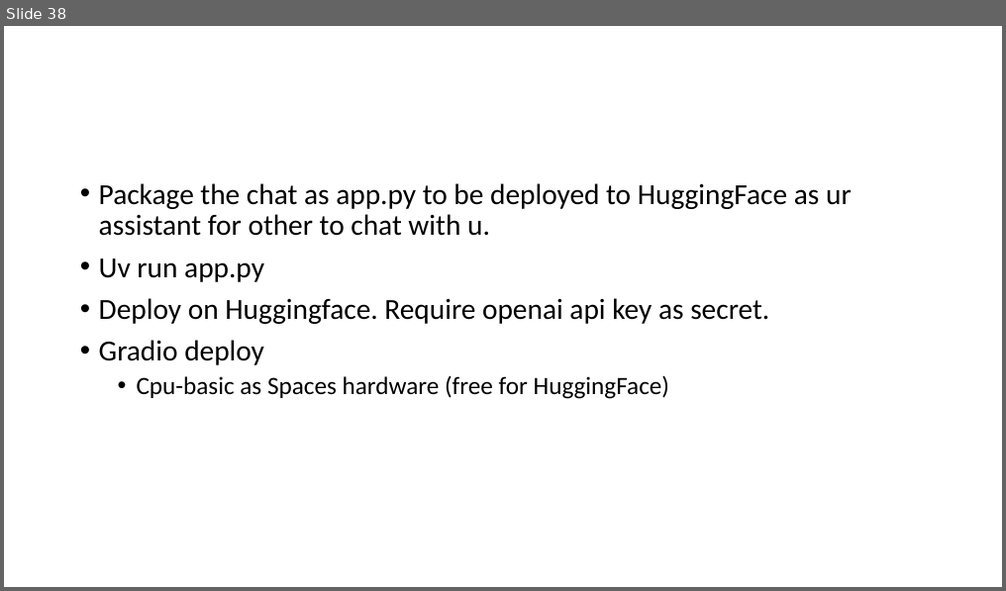
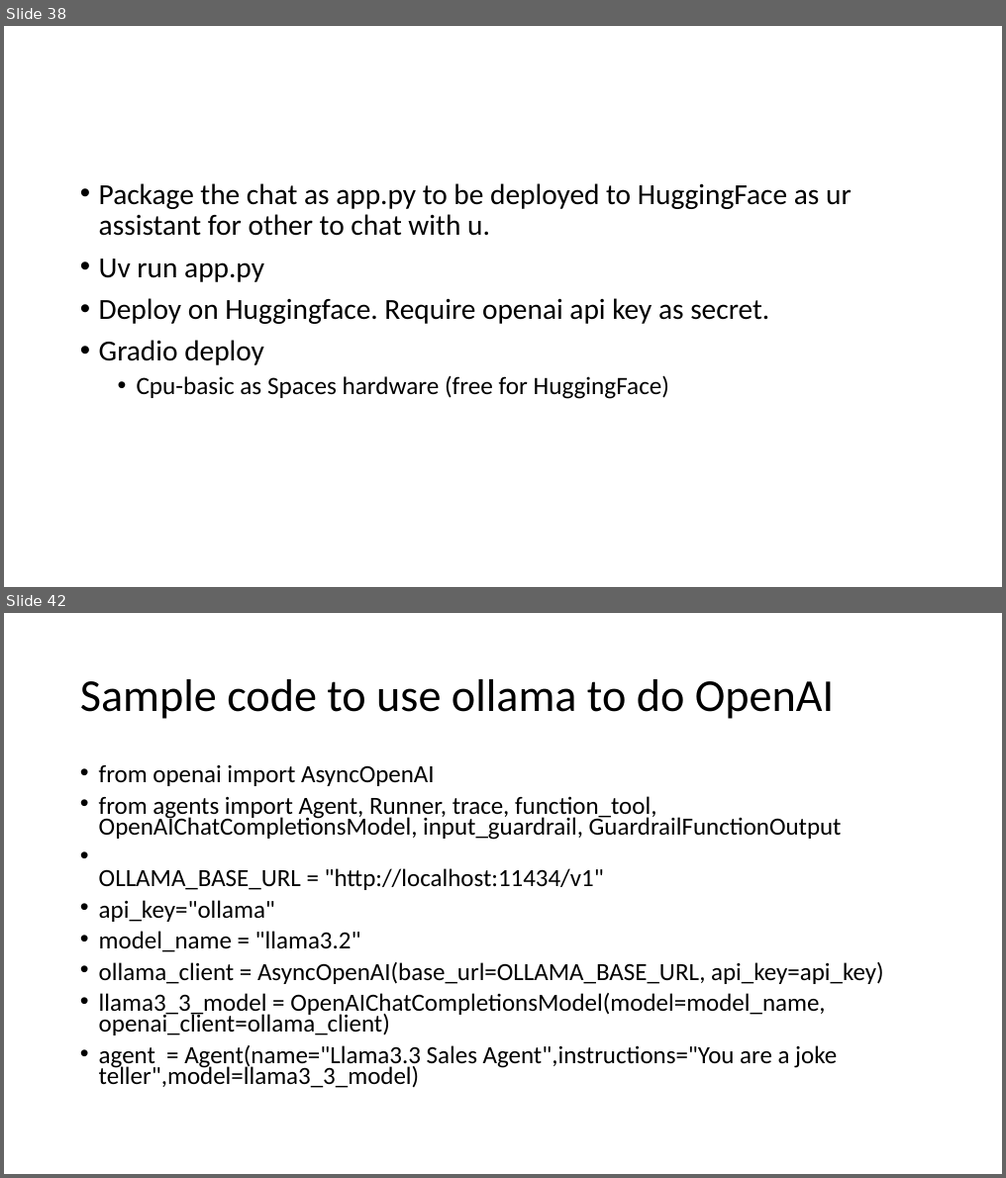
Before and after one commit to kindaichinisan/agents, a slide deck: wj_folder/AI Engineer Agentic Track.pptx. Shown one above the other, each under a label of ours: slide 38 before the commit, slides 38 and 42 after it; the slides between them are not shown. The pictures are 1006x591 and 1006x1178 pixels, drawn with LibreOffice and Linux fonts; fonts in the diff are those of the drawing. Boxes give left, top, right and bottom in pixels: in the first picture for what was removed or moved away, otherwise in the second. Text is boxed around its words. In the diff, an @@ line names an element or a change of style, - is before the commit and + after.

```diff
--- a/wj_folder/AI Engineer Agentic Track.pptx
+++ b/wj_folder/AI Engineer Agentic Track.pptx
@@ slide 42 added at bbox=[4, 613, 1002, 1174], background #FFFFFF @@
@@ title added at bbox=[80, 679, 834, 719], 44 pt, text #000000 @@
+Sample code to use ollama to do OpenAI
@@ text added at bbox=[99, 765, 884, 1088], 23.8 pt, text #000000 @@
+• from openai import AsyncOpenAI
+• from agents import Agent, Runner, trace, function_tool, OpenAIChatCompletionsModel, input_guardrail, GuardrailFunctionOutput
+• OLLAMA_BASE_URL = "http://localhost:11434/v1"
+• api_key="ollama"
+• model_name = "llama3.2"
+• ollama_client = AsyncOpenAI(base_url=OLLAMA_BASE_URL, api_key=api_key)
+• llama3_3_model = OpenAIChatCompletionsModel(model=model_name, openai_client=ollama_client)
+• agent = Agent(name="Llama3.3 Sales Agent",instructions="You are a joke teller",model=llama3_3_model)
```
Also in this commit, not shown: 2 slides changed, 14 other slides added, 3 other files.
